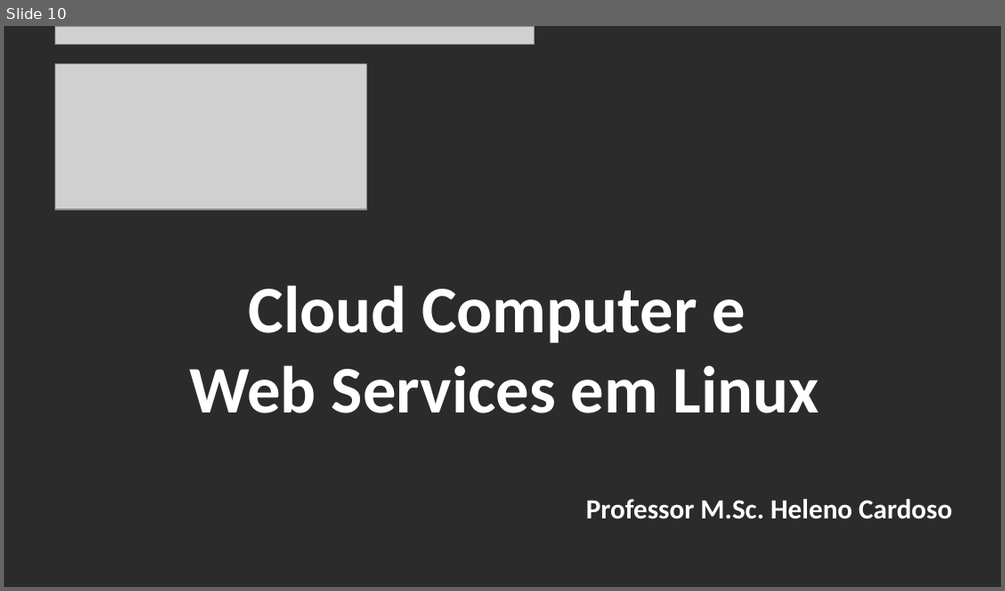
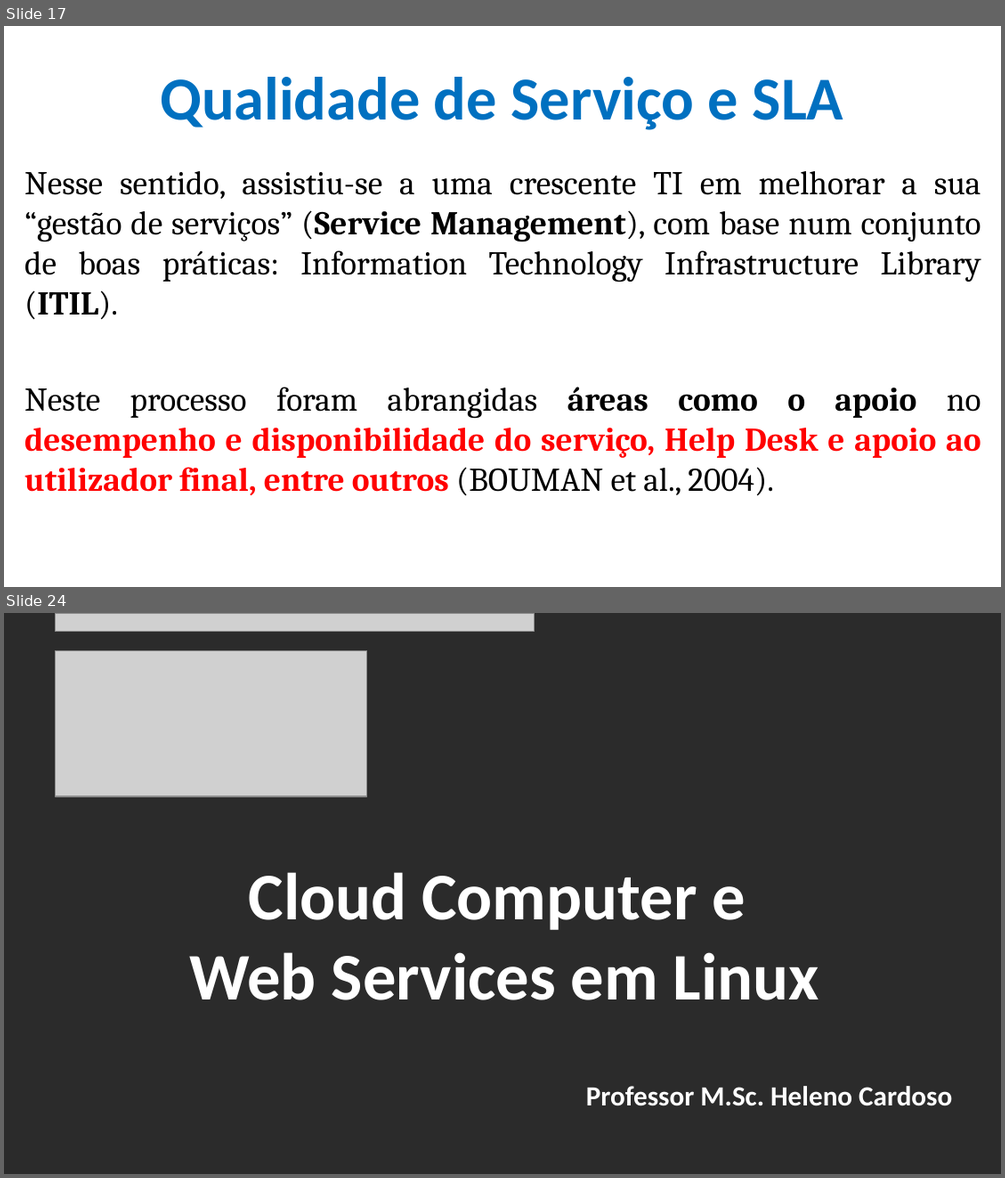
Before and after one commit to CloudEducationBrazil/WydenComputacaoNuvemWebServicesLinux, a slide deck: 01 Classes/Aula 05 - Computação em Nuvem e Web Services em Linux Bilhetagem.pptx. Shown one above the other, each under a label of ours: slide 10 before the commit, slides 17 and 24 after it; the slides between them are not shown. The pictures are 1005x591 and 1005x1178 pixels, drawn with LibreOffice and Linux fonts; fonts in the diff are those of the drawing; grey boxes stand for pictures; background and template pictures are left out; a plain dark background stands for a picture behind light text. Boxes give left, top, right and bottom in pixels: in the first picture for what was removed or moved away, otherwise in the second. Text is boxed around its words. In the diff, an @@ line names an element or a change of style, - is before the commit and + after.

```diff
--- a/01 Classes/Aula 05 - Computação em Nuvem e Web Services em Linux Bilhetagem.pptx
+++ b/01 Classes/Aula 05 - Computação em Nuvem e Web Services em Linux Bilhetagem.pptx
@@ slide 17 added at (4, 26, 1001, 587), background picture (left out) @@
@@ title added at (160, 77, 844, 130), 44 pt, text #0070C0, bold @@
+Qualidade de Serviço e SLA
@@ text added at (24, 171, 981, 496), 24 pt, text #000000 @@
+Nesse sentido, assistiu-se a uma crescente TI em melhorar a sua “gestão de serviços” (Service Management), com base num conjunto de boas práticas: Information Technology Infrastructure Library (ITIL).
+Neste processo foram abrangidas áreas como o apoio no desempenho e disponibilidade do serviço, Help Desk e apoio ao utilizador final, entre outros (BOUMAN et al., 2004).
@@ what was slide 10 is now slide 24 @@
```
Also in this commit, not shown: 7 slides changed, 13 other slides added, 3 other files.
